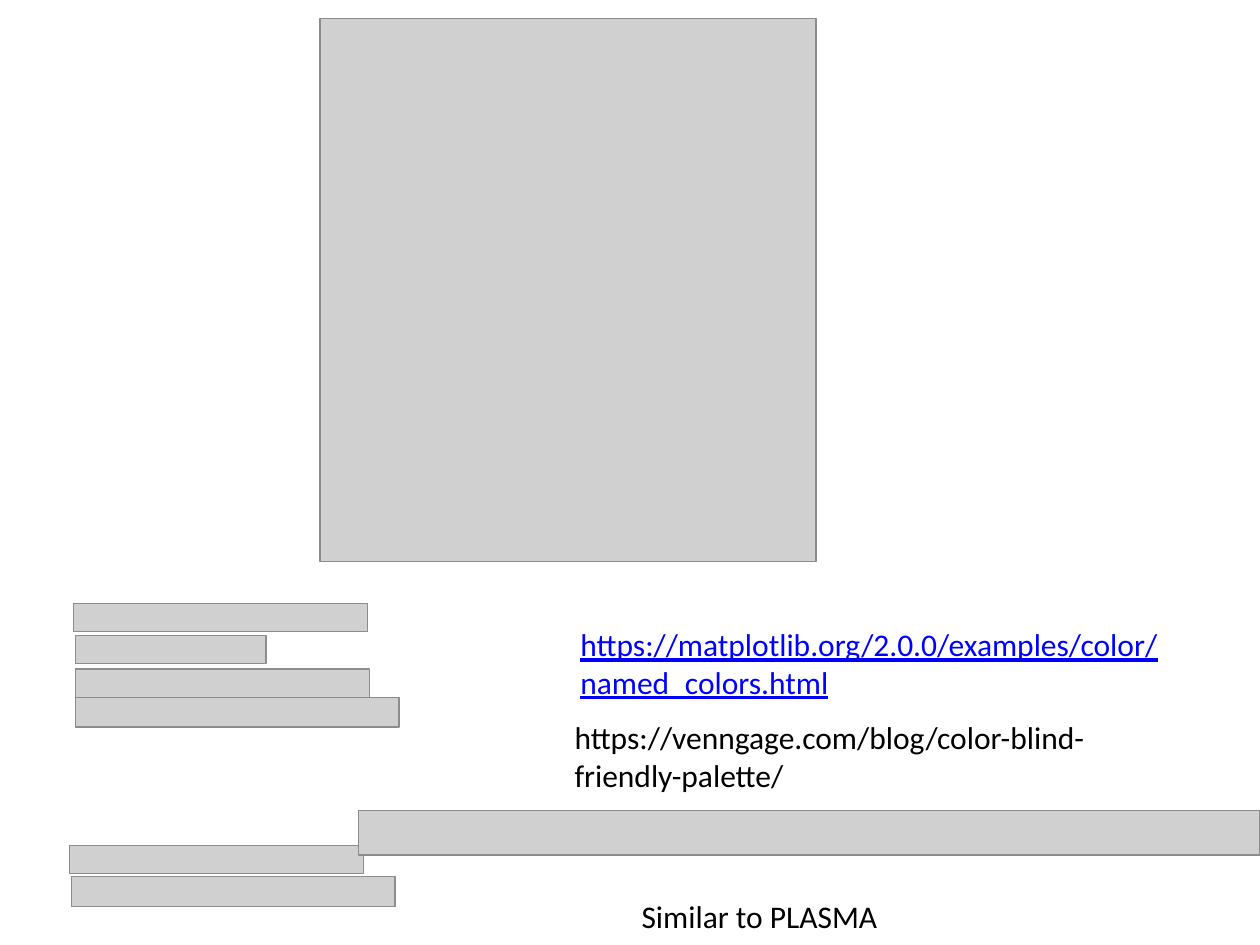
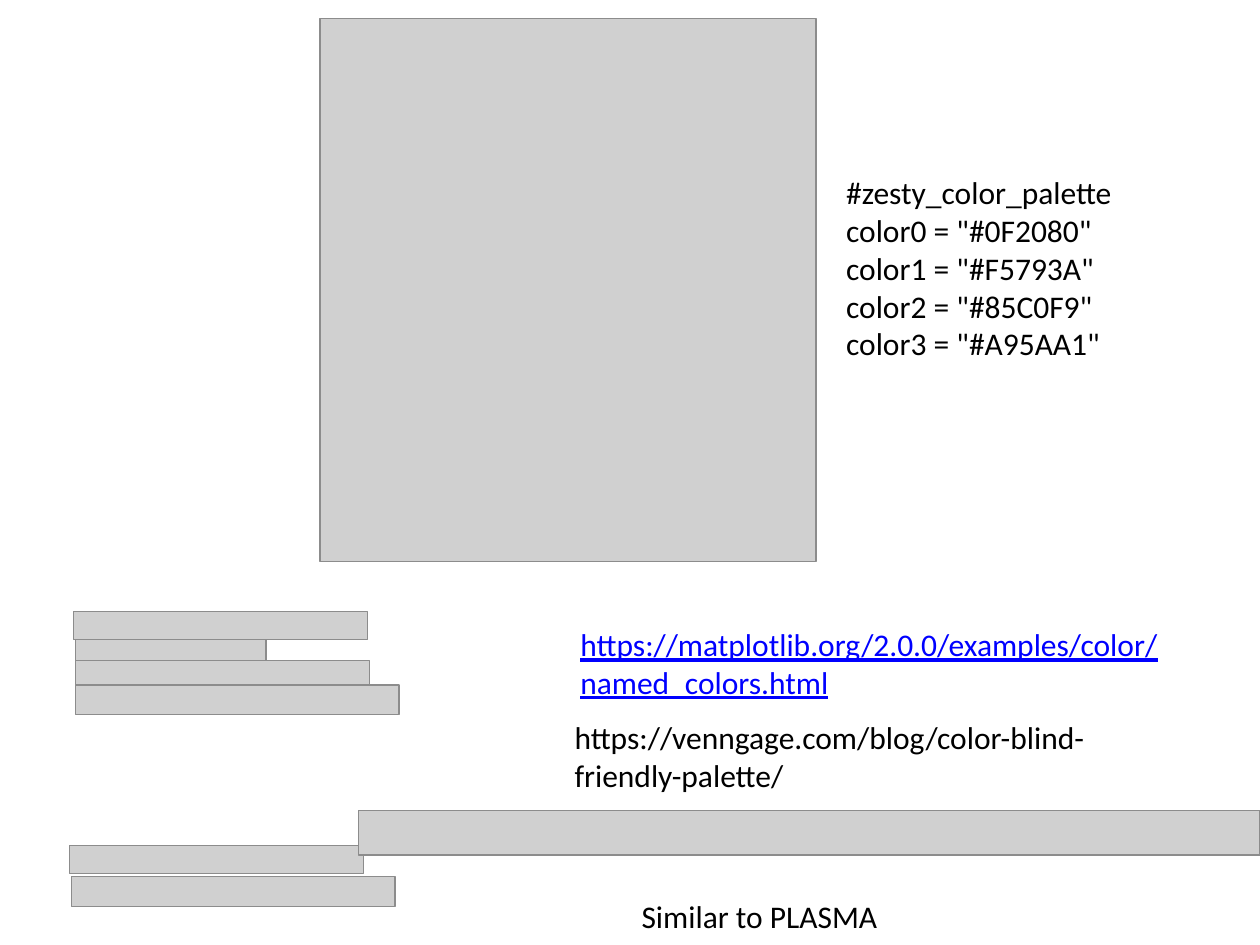
Before and after one commit to choderalab/sampl6-physicochemical-properties, a slide deck: slide 1 of analysis_of_logP_predictions/20191016_molecular_error_ridge_plots/color_palette.pptx. Drawn at 1260x945 pixels with LibreOffice and Linux fonts; fonts in the diff are those of the drawing; grey boxes stand for pictures; background and template pictures are left out. Boxes give left, top, right and bottom in pixels: in the first picture for what was removed or moved away, otherwise in the second. Text is boxed around its words. In the diff, an @@ line names an element or a change of style, - is before the commit and + after.

Commit message:
Color palette for logP analysis and testing ridge plots.

```diff
--- a/analysis_of_logP_predictions/20191016_molecular_error_ridge_plots/color_palette.pptx
+++ b/analysis_of_logP_predictions/20191016_molecular_error_ridge_plots/color_palette.pptx
@@ text added at (846, 182, 1111, 356), 18 pt, text #000000 @@
+#zesty_color_palette
+color0 = "#0F2080"
+color1 = "#F5793A"
+color2 = "#85C0F9"
+color3 = "#A95AA1"
@@ picture: place and size @@
-picture at (73, 604, 367, 631)
+picture at (73, 611, 367, 639)
@@ picture: place and size @@
-picture at (76, 669, 369, 699)
+picture at (76, 660, 369, 690)
@@ picture: place and size @@
-picture at (76, 698, 399, 728)
+picture at (76, 685, 399, 716)
```
Also in this commit, not shown: 1 other file.
